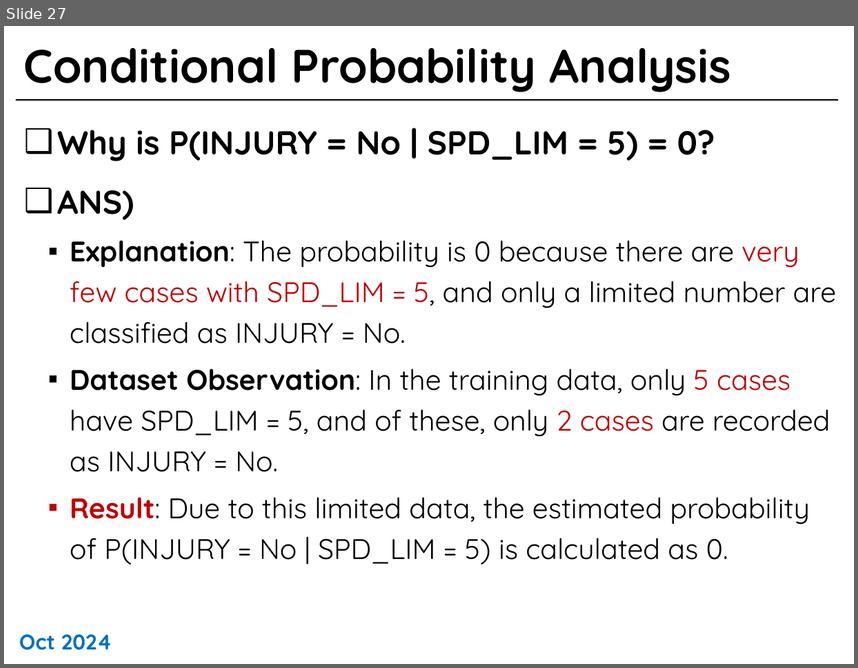
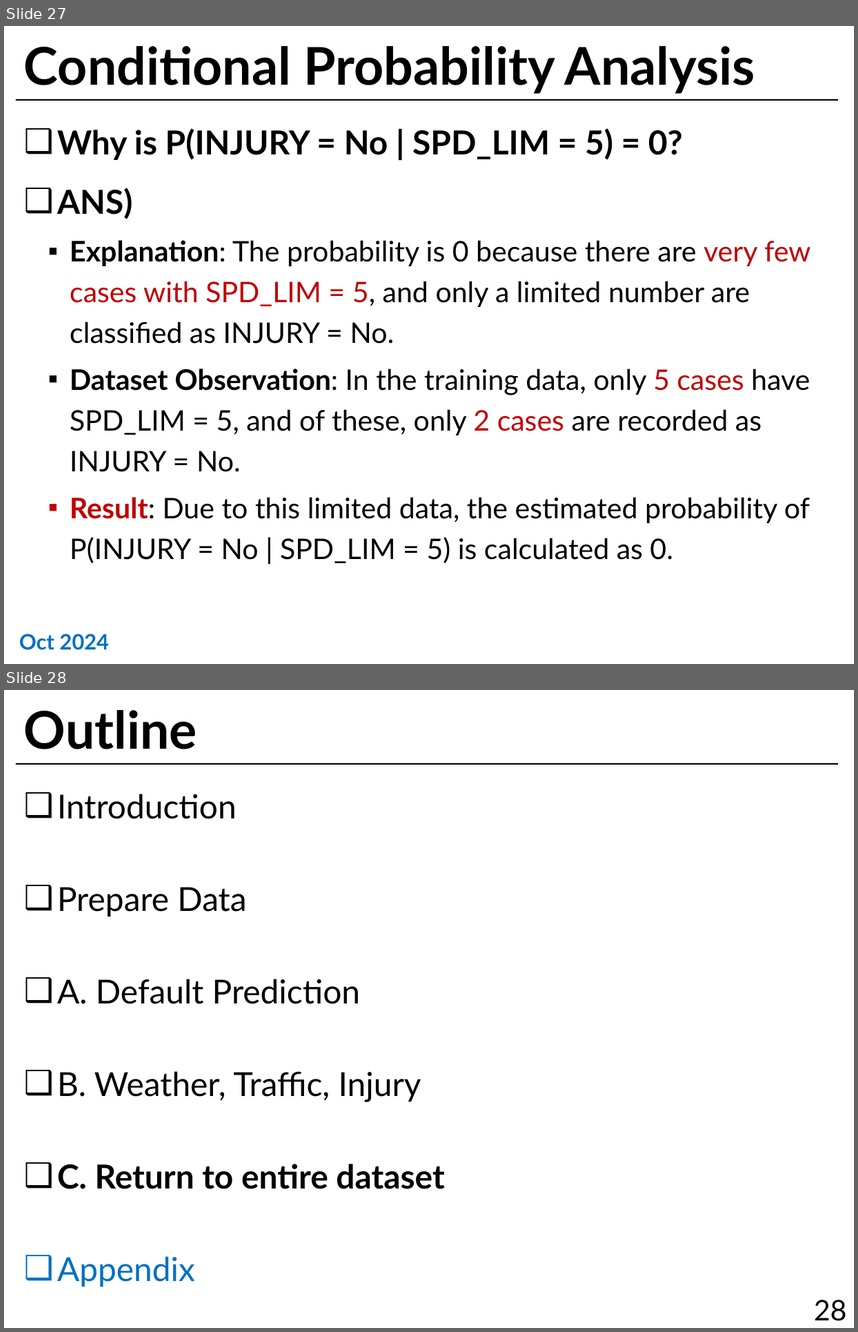
Before and after one commit to sunukkim98/DataAnalysis, a slide deck: mid_term_project/data_analysis_midterm_project_slide.pptx. Shown one above the other, each under a label of ours: slide 27 before the commit, slides 27 and 28 after it. The pictures are 858x668 and 858x1332 pixels, drawn with LibreOffice and Linux fonts; fonts in the diff are those of the drawing. Boxes give left, top, right and bottom in pixels: in the first picture for what was removed or moved away, otherwise in the second. Text is boxed around its words. In the diff, an @@ line names an element or a change of style, - is before the commit and + after.

```diff
--- a/mid_term_project/data_analysis_midterm_project_slide.pptx
+++ b/mid_term_project/data_analysis_midterm_project_slide.pptx
@@ slide 28 added at (x1=4, y1=690, x2=854, y2=1328), background #FFFFFF; not listed: 1 template element that a slide beside it also shows @@
@@ title added at (x1=24, y1=710, x2=197, y2=749), 44 pt, text #000000, bold @@
+Outline
@@ text added at (x1=57, y1=793, x2=444, y2=1287), 28 pt, text #000000 @@
+❑ Introduction
+❑ Prepare Data
+❑ A. Default Prediction
+❑ B. Weather, Traffic, Injury
+❑ C. Return to entire dataset
+❑ Appendix
@@ page number added at (x1=814, y1=1299, x2=847, y2=1321), 24 pt, text #000000 @@
+28
@@ slide 27 changed as well @@
@@ title "Conditional Probability Analysis" at (x1=24, y1=46, x2=755, y2=94): size 39.6 to 44 pt, font Quicksand to Lato @@
@@ text "Why is P(INJURY = No ..." at (x1=57, y1=128, x2=811, y2=563): font Quicksand to Lato @@
@@ text "Oct 2024" at (x1=19, y1=633, x2=109, y2=650): font Quicksand to Lato @@
```
Also in this commit, not shown: 27 other slides changed, 3 other slides added.
